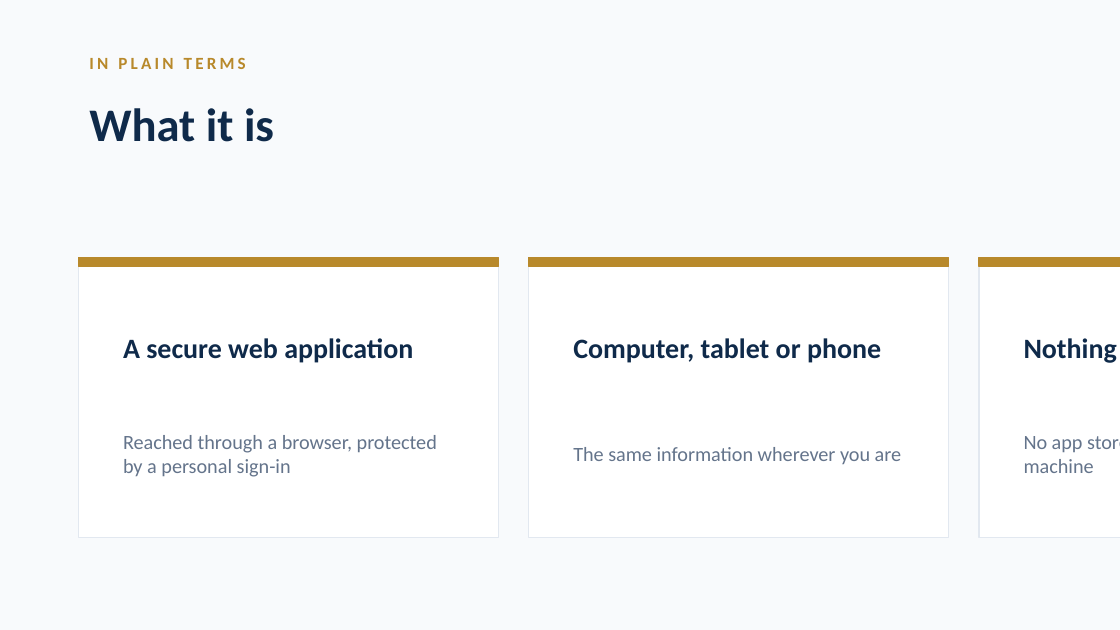
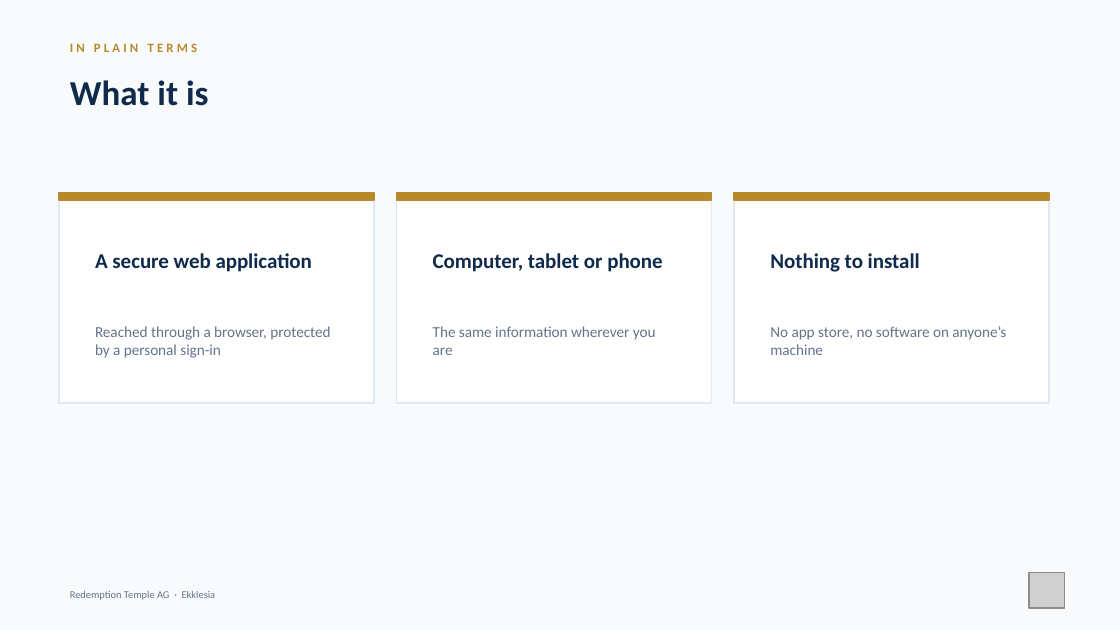
Before and after one commit to nhanhayhaw/ChurchCONNECT, a slide deck: slide 5 of docs/ChurchConnect-Leadership-Presentation.pptx. Drawn at 1120x630 pixels with LibreOffice and Linux fonts; fonts in the diff are those of the drawing; grey boxes stand for pictures; background and template pictures are left out. Boxes give left, top, right and bottom in pixels: in the first picture for what was removed or moved away, otherwise in the second. Text is boxed around its words. In the diff, an @@ line names an element or a change of style, - is before the commit and + after.

```diff
--- a/docs/ChurchConnect-Leadership-Presentation.pptx
+++ b/docs/ChurchConnect-Leadership-Presentation.pptx
@@ text "IN PLAIN TERMS" moved from (x1=89, y1=58, x2=246, y2=69) to (x1=70, y1=43, x2=198, y2=52) @@
@@ text "IN PLAIN TERMS" at (x1=70, y1=43, x2=198, y2=52): size 11 to 8.2 pt @@
@@ text "What it is" moved from (x1=89, y1=108, x2=274, y2=142) to (x1=70, y1=80, x2=209, y2=106) @@
@@ text "What it is" at (x1=70, y1=80, x2=209, y2=106): size 30 to 22.5 pt @@
@@ rectangle resized from (x1=78, y1=258, x2=498, y2=267) to (x1=59, y1=194, x2=374, y2=200) @@
@@ rectangle resized from (x1=78, y1=258, x2=498, y2=538) to (x1=59, y1=194, x2=374, y2=404) @@
@@ rectangle added at (x1=396, y1=194, x2=711, y2=404), fill #FFFFFF, outline #E2E8F0 1 pt @@
@@ rectangle added at (x1=396, y1=194, x2=711, y2=200), fill #B8892B, outline #B8892B 1 pt @@
@@ rectangle resized from (x1=529, y1=258, x2=949, y2=538) to (x1=734, y1=194, x2=1048, y2=404) @@
@@ rectangle resized from (x1=529, y1=258, x2=949, y2=267) to (x1=734, y1=194, x2=1048, y2=200) @@
@@ text "A secure web application" moved from (x1=123, y1=338, x2=413, y2=363) to (x1=95, y1=253, x2=312, y2=272) @@
@@ text "Computer, tablet or phone" moved from (x1=573, y1=338, x2=881, y2=363) to (x1=433, y1=253, x2=662, y2=272) @@
@@ size 18 to 13.5 pt in 3 elements at (x1=95, y1=253, x2=312, y2=272), (x1=433, y1=253, x2=662, y2=272), (x1=770, y1=253, x2=920, y2=272) @@
@@ text "Nothing to install" moved from (x1=1024, y1=338, x2=1117, y2=363) to (x1=770, y1=253, x2=920, y2=272) @@
@@ rectangle removed at (x1=979, y1=258, x2=1120, y2=538) @@
@@ rectangle removed at (x1=979, y1=258, x2=1120, y2=267) @@
@@ text "Reached through a browser, protected ..." moved from (x1=123, y1=435, x2=437, y2=477) to (x1=95, y1=326, x2=330, y2=358) @@
@@ text "The same information wherever you ..." moved from (x1=573, y1=447, x2=902, y2=464) to (x1=433, y1=326, x2=656, y2=355) @@
@@ size 13 to 9.8 pt in 3 elements at (x1=95, y1=326, x2=330, y2=358), (x1=433, y1=326, x2=656, y2=355), (x1=770, y1=326, x2=1006, y2=355) @@
@@ text "No app store, no software ..." moved from (x1=1024, y1=436, x2=1120, y2=473) to (x1=770, y1=326, x2=1006, y2=355) @@
@@ text added at (x1=70, y1=591, x2=216, y2=600), 6.8 pt, text #64748B @@
+Redemption Temple AG · Ekklesia
@@ picture added at (x1=1029, y1=573, x2=1065, y2=609) @@
```
Also in this commit, not shown: 21 other slides changed, 31 other files.
